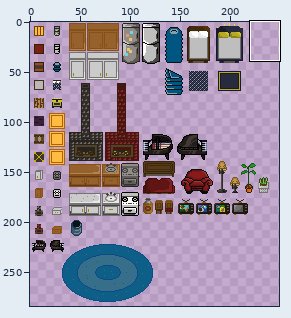
Sprite sheet: img/CarpentryItems.png. Above: a wide view before the commit, with the close-up outlined.
Close-up. As it was:
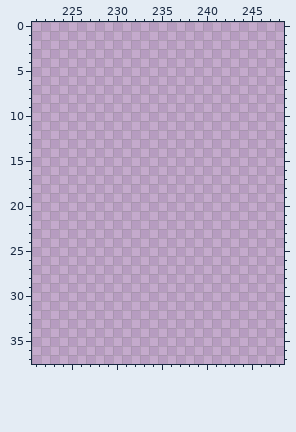
The file is 312x312 pixels. Colours within 5 levels of each other are drawn and written as one. Shown: x 221..248, y 0..37. The wide view leaves out empty margins.
Palette (. is transparent): 
The result:
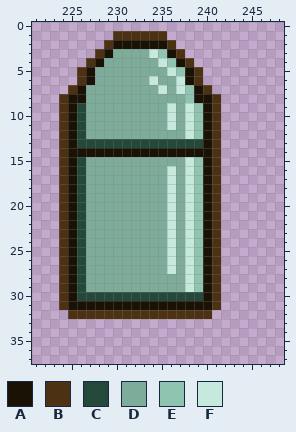
Colours new in this view: A #1b1206  B #4c3212  C #24483a  D #7dac9a  E #8fc4b0  F #c5e9dc
Changes in this commit:
Changed rows in their new state; - is an unchanged pixel.
first column x 224:
 1 ------BBBBBB------
 2 -----BAAAAAAB-----
 3 ----BADDDDFEAB----
 4 ---BADDDDDDFEAB---
 5 --BADDDDDDDDFEAB--
 6 --BADDDDDDFDDFAB--
 7 -BADDDDDDDDFDFEAB-
 8 BAADDDDDDDDDDDEAAB
 9 BACDDDDDDDDDFDFEAB
10 BACDDDDDDDDDFDFEAB
11 BACDDDDDDDDDFDFEAB
12 BACDDDDDDDDDDDFEAB
13 BACCCCCCCCCCCCCCAB
14 BAAAAAAAAAAAAAAAAB
15 BACDDDDDDDDDDDFEAB
16 BACDDDDDDDDDFDFEAB
17 BACDDDDDDDDDFDFEAB
18 BACDDDDDDDDDFDFEAB
19 BACDDDDDDDDDFDFEAB
20 BACDDDDDDDDDFDFEAB
21 BACDDDDDDDDDFDFEAB
22 BACDDDDDDDDDFDFEAB
23 BACDDDDDDDDDFDFEAB
24 BACDDDDDDDDDFDFEAB
25 BACDDDDDDDDDFDFEAB
26 BACDDDDDDDDDFDFEAB
27 BACDDDDDDDDDFDFEAB
28 BACDDDDDDDDDDDFEAB
29 BACDDDDDDDDDDDFEAB
30 BACCCCCCCCCCCCCCAB
31 BAAAAAAAAAAAAAAAAB
32 -BBBBBBBBBBBBBBBB-
Boxes around the changes in both close-ups, in picture pixels (x1, y1, x2, y2):
added: (59, 31, 221, 319)
